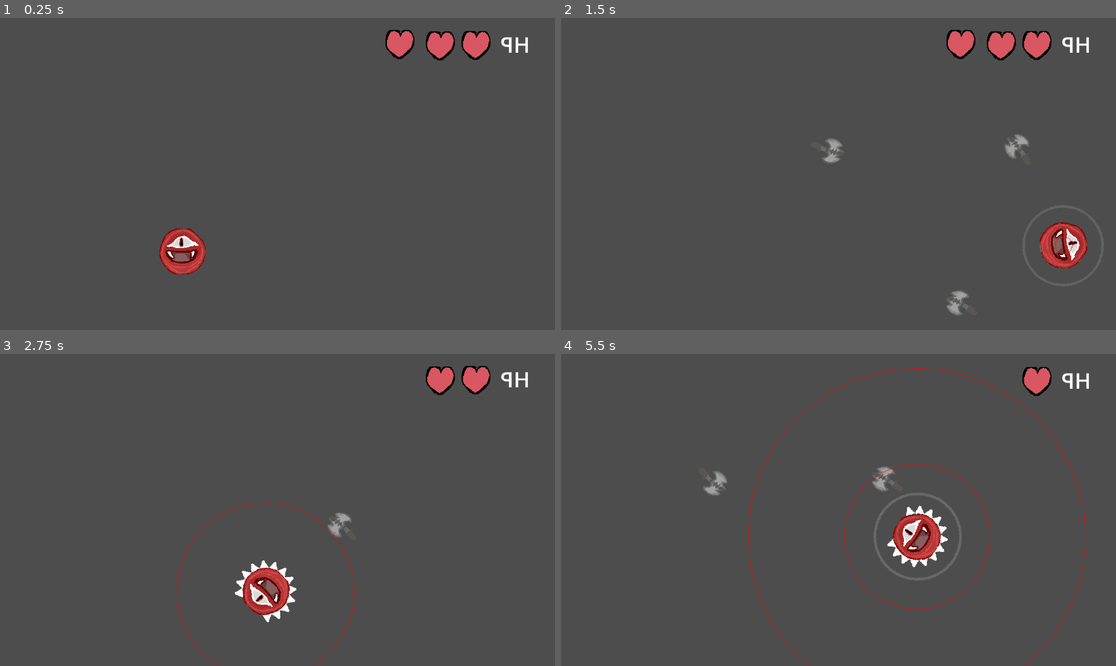
Above: before the commit, frames 1-4 (two rows, left to right).
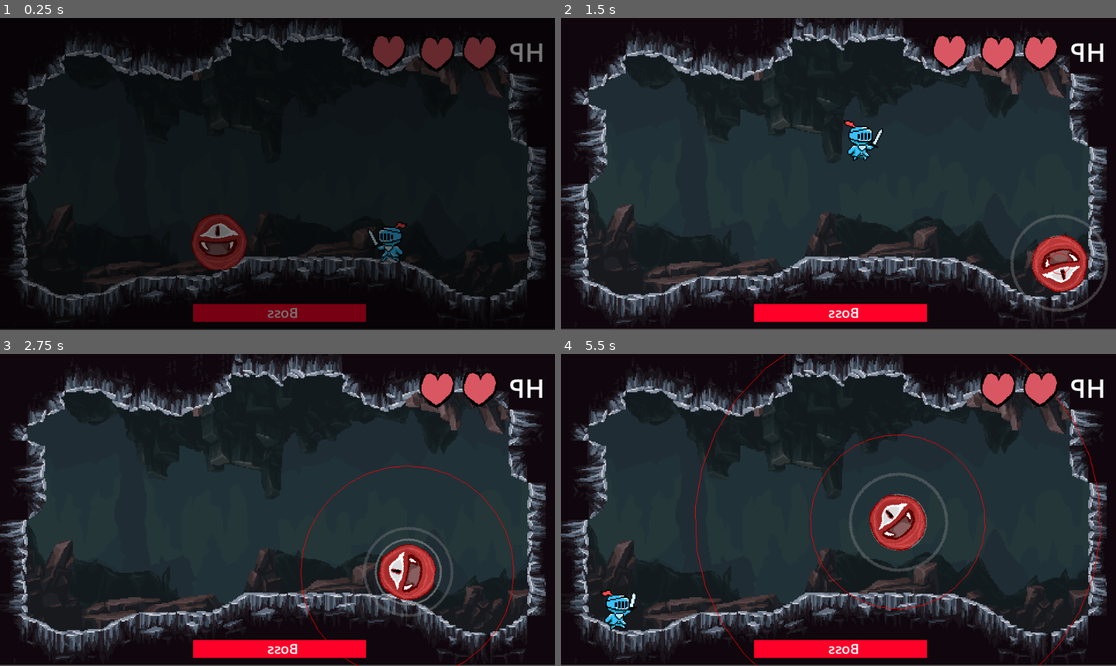
Above: after the commit, the same moments.

Repository: FlafyDev/gmtk-2023
Game: Godot game, scene res://Manager.tscn
Two runs of this game, one before a commit and one after it. Both use one fixed random seed, a clock stepped at 60 frames per second and the inputs below. Before the commit the project starts from res://game.tscn.
Inputs:
- Up to frame 1 (0.25 s): no input
- Up to frame 2 (1.5 s): hold Right (right) from 0.53 s (still down); tap Up (up) at 0.6, 0.77, 1.07 s; tap J (ability1) at 1.35 s
- Up to frame 3 (2.75 s): tap Up (up) at 1.52, 1.55, 1.82, 2.1 s; release Right (right) at 2.03 s; hold Left (left) from 2.03 s (still down)
- Up to frame 4 (5.5 s): release Left (left) at 2.78 s; hold Right (right) 2.78-4.28 s; tap J (ability1) at 2.85, 4.35 s; tap Up (up) at 3.02, 3.05, 3.32, 3.6, 3.77, 4.07, 4.52, 4.55, 4.82, 5.1 s; hold Left (left) 4.28-5.03 s; hold Right (right) from 5.03 s (still down)

The runs differ from the first frame. In frame 1, 98% of the frame differs, in the area x 0-100%, y 0-100%; in frame 2, 94%; in frame 3, 94%; in frame 4, 94%.

Commit message:
update

Diff:
--- /dev/null
+++ b/DemonHealth.tscn
@@ -0,0 +1,49 @@
+[gd_scene load_steps=4 format=3 uid="uid://be27owg3oad1v"]
+
+[sub_resource type="StyleBoxFlat" id="StyleBoxFlat_ocmrn"]
+bg_color = Color(0, 0, 0, 1)
+
+[sub_resource type="StyleBoxFlat" id="StyleBoxFlat_jpasr"]
+bg_color = Color(1, 0, 0.156863, 1)
+
+[sub_resource type="Theme" id="Theme_vc11r"]
+default_font_size = 24
+/font_sizes/font = 31
+
+[node name="DemonHealth" type="Control"]
+layout_mode = 3
+anchor_right = 0.369
+anchor_bottom = 0.185
+offset_right = -0.240021
+offset_bottom = 0.0999985
+grow_horizontal = 2
+grow_vertical = 2
+
+[node name="ProgressBar" type="ProgressBar" parent="."]
+layout_mode = 1
+anchors_preset = 12
+anchor_top = 1.0
+anchor_right = 1.0
+anchor_bottom = 1.0
+offset_top = -31.0
+grow_horizontal = 2
+grow_vertical = 0
+theme_override_styles/background = SubResource("StyleBoxFlat_ocmrn")
+theme_override_styles/fill = SubResource("StyleBoxFlat_jpasr")
+value = 100.0
+show_percentage = false
+
+[node name="Label" type="Label" parent="."]
+layout_mode = 1
+anchors_preset = -1
+anchor_left = 0.41
+anchor_top = 0.63
+anchor_right = 0.582
+anchor_bottom = 1.0
+offset_left = 60.86
+offset_right = 60.972
+grow_horizontal = 2
+grow_vertical = 2
+scale = Vector2(-1, 1)
+theme = SubResource("Theme_vc11r")
+text = "Boss"
--- a/HeroHealth.gd
+++ b/HeroHealth.gd
@@ -13,4 +13,5 @@
 
 func _hero_got_hit():
 	for x in range(1,4):
+		print(hero.hp)
 		get_node("Heart"+str(x)).visible = hero.hp >= x
--- /dev/null
+++ b/Manager.gd
@@ -0,0 +1,35 @@
+extends Control
+
+# Path to the next scene to transition to
+@export_file("*.tscn") var next_scene_path
+
+# Reference to the _AnimationPlayer_ node
+@onready var _anim_player := $AnimationPlayer
+
+var gameScene = preload("res://game.tscn")
+var currentScene = null
+
+func _ready():
+	transition_to(gameScene.instantiate())
+	pass
+	# Plays the animation backward to fade in
+
+func transition_to_game():
+	get_tree().change_scene()
+
+func transition_to(next_scene) -> void:
+	# Plays the Fade animation and wait until it finishes
+	if currentScene != null:
+		_anim_player.play_backwards("Fade")
+		await _anim_player.animation_finished
+
+	if currentScene != null:
+		currentScene.queue_free()
+		currentScene = null
+
+	if next_scene != null:
+		currentScene = next_scene
+		$Scene.add_child(currentScene)
+
+	_anim_player.play("Fade")
+	await _anim_player.animation_finished
--- /dev/null
+++ b/Manager.tscn
@@ -0,0 +1,50 @@
+[gd_scene load_steps=4 format=3 uid="uid://bgeehiu6iaxki"]
+
+[ext_resource type="Script" path="res://Manager.gd" id="1_507ns"]
+
+[sub_resource type="Animation" id="Animation_2jfgq"]
+resource_name = "Fade"
+length = 0.5
+tracks/0/type = "value"
+tracks/0/imported = false
+tracks/0/enabled = true
+tracks/0/path = NodePath("Color:color")
+tracks/0/interp = 1
+tracks/0/loop_wrap = true
+tracks/0/keys = {
+"times": PackedFloat32Array(0, 0.5),
+"transitions": PackedFloat32Array(1, 1),
+"update": 0,
+"values": [Color(0, 0, 0, 1), Color(0, 0, 0, 0)]
+}
+
+[sub_resource type="AnimationLibrary" id="AnimationLibrary_rsus3"]
+_data = {
+"Fade": SubResource("Animation_2jfgq")
+}
+
+[node name="SceneTransitionRect" type="Control"]
+layout_mode = 3
+anchors_preset = 15
+anchor_right = 1.0
+anchor_bottom = 1.0
+grow_horizontal = 2
+grow_vertical = 2
+script = ExtResource("1_507ns")
+next_scene_path = "res://game.tscn"
+
+[node name="AnimationPlayer" type="AnimationPlayer" parent="."]
+libraries = {
+"": SubResource("AnimationLibrary_rsus3")
+}
+
+[node name="Scene" type="Node2D" parent="."]
+
+[node name="Color" type="ColorRect" parent="."]
+layout_mode = 1
+anchors_preset = 15
+anchor_right = 1.0
+anchor_bottom = 1.0
+grow_horizontal = 2
+grow_vertical = 2
+color = Color(0, 0, 0, 0.8)
--- a/ShakeCamera2D.tscn
+++ b/ShakeCamera2D.tscn
@@ -3,4 +3,5 @@
 [ext_resource type="Script" path="res://ShakeCamera2D.gd" id="1_4u21f"]
 
 [node name="Camera2D" type="Camera2D"]
+anchor_mode = 0
 script = ExtResource("1_4u21f")
--- /dev/null
+++ b/arenas/Arena0.tscn
@@ -0,0 +1,32 @@
+[gd_scene load_steps=4 format=3 uid="uid://bknfs65o50nto"]
+
+[ext_resource type="Texture2D" uid="uid://ca2xtyjc7e5xa" path="res://arenas/arena-0.png" id="1_231jv"]
+
+[sub_resource type="RectangleShape2D" id="RectangleShape2D_eg8bi"]
+size = Vector2(480, 39)
+
+[sub_resource type="RectangleShape2D" id="RectangleShape2D_pp6qp"]
+size = Vector2(32, 232.5)
+
+[node name="Arena0" type="StaticBody2D"]
+scale = Vector2(2, 2)
+
+[node name="Sprite2D" type="Sprite2D" parent="."]
+texture = ExtResource("1_231jv")
+centered = false
+
+[node name="CollisionShape2D" type="CollisionShape2D" parent="."]
+position = Vector2(240, 251)
+shape = SubResource("RectangleShape2D_eg8bi")
+
+[node name="CollisionShape2D4" type="CollisionShape2D" parent="."]
+position = Vector2(239, -19)
+shape = SubResource("RectangleShape2D_eg8bi")
+
+[node name="CollisionShape2D2" type="CollisionShape2D" parent="."]
+position = Vector2(-17, 115.75)
+shape = SubResource("RectangleShape2D_pp6qp")
+
+[node name="CollisionShape2D3" type="CollisionShape2D" parent="."]
+position = Vector2(496, 116)
+shape = SubResource("RectangleShape2D_pp6qp")
--- /dev/null
+++ b/arenas/Arena1.tscn
@@ -0,0 +1,14 @@
+[gd_scene load_steps=2 format=3 uid="uid://jtwrq1i3yneb"]
+
+[ext_resource type="Texture2D" uid="uid://wkvl6ph4bw28" path="res://arenas/arena_1.png" id="1_c3df5"]
+
+[node name="Arena1" type="StaticBody2D"]
+scale = Vector2(2, 2)
+
+[node name="Sprite2D" type="Sprite2D" parent="."]
+texture = ExtResource("1_c3df5")
+centered = false
+metadata/_edit_lock_ = true
+
+[node name="CollisionPolygon2D" type="CollisionPolygon2D" parent="."]
+polygon = PackedVector2Array(481, 1, 482, 238, 348, 239, 272, 201, 189, 237, 0, 239, 0, -1, -32, -1, -30, 281, 538, 281, 525, -32, -28, -32, 0, -1)
--- /dev/null
+++ b/arenas/Arena2.tscn
@@ -0,0 +1,14 @@
+[gd_scene load_steps=2 format=3 uid="uid://bbbmx5r4h20l1"]
+
+[ext_resource type="Texture2D" uid="uid://du2xdqx1dxpob" path="res://arenas/arena_2.png" id="1_sn11d"]
+
+[node name="Arena2" type="StaticBody2D"]
+scale = Vector2(2, 2)
+
+[node name="Sprite2D" type="Sprite2D" parent="."]
+texture = ExtResource("1_sn11d")
+centered = false
+metadata/_edit_lock_ = true
+
+[node name="CollisionPolygon2D" type="CollisionPolygon2D" parent="."]
+polygon = PackedVector2Array(481, 1, 482, 238, 443.5, 234.5, 421, 226.5, 385.5, 214, 354.5, 209, 338, 211, 325, 217, 263, 237.5, 229, 223, 216.5, 221.5, 149.5, 236, 131.5, 234.5, 104.5, 224, 81.5, 218.5, 58.5, 222, 17, 239, 0, 239, 0, -1, -32, -1, -30, 281, 538, 281, 525, -32, -28, -32, 0, -1)
--- /dev/null
+++ b/arenas/Arena3.tscn
@@ -0,0 +1,14 @@
+[gd_scene load_steps=2 format=3 uid="uid://ieqqlg4hu4ud"]
+
+[ext_resource type="Texture2D" uid="uid://dax74x2ft3jh1" path="res://arenas/arena_3.png" id="1_05rsx"]
+
+[node name="Arena3" type="StaticBody2D"]
+scale = Vector2(2, 2)
+
+[node name="Sprite2D" type="Sprite2D" parent="."]
+texture = ExtResource("1_05rsx")
+centered = false
+metadata/_edit_lock_ = true
+
+[node name="CollisionPolygon2D" type="CollisionPolygon2D" parent="."]
+polygon = PackedVector2Array(481, 1, 482, 212.5, 423.5, 212.5, 395, 195.5, 356, 195.5, 330.5, 213, 289.5, 213, 262, 203, 252, 200.5, 234.5, 198.5, 221.5, 198.5, 129, 198, 99.5, 229, 0, 229, 0, -1, -32, -1, -30, 281, 538, 281, 525, -32, -28, -32, 0, -1)
--- /dev/null
+++ b/arenas/Arena4.tscn
@@ -0,0 +1,36 @@
+[gd_scene load_steps=4 format=3 uid="uid://bvccp1m8g1nt8"]
+
+[ext_resource type="Texture2D" uid="uid://bnxoer4yd3p6k" path="res://arenas/arena_4.png" id="1_oqyh0"]
+
+[sub_resource type="RectangleShape2D" id="RectangleShape2D_qfjet"]
+size = Vector2(480, 62)
+
+[sub_resource type="RectangleShape2D" id="RectangleShape2D_u208o"]
+size = Vector2(32, 232.5)
+
+[node name="Arena4" type="StaticBody2D"]
+scale = Vector2(2, 2)
+
+[node name="Sprite2D" type="Sprite2D" parent="."]
+texture = ExtResource("1_oqyh0")
+centered = false
+metadata/_edit_lock_ = true
+
+[node name="CollisionPolygon2D" type="CollisionPolygon2D" parent="."]
+polygon = PackedVector2Array(-0.5, 193, 58, 193, 69, 194, 78, 195.5, 87.5, 198.5, 106, 209.5, 153.5, 211, 173.5, 196.5, 182, 193, 193, 191.5, 201.5, 191.5, 212.5, 192.5, 223, 195, 233, 199.5, 243, 204.5, 250, 207, 259.5, 209.5, 400, 214.5, 431, 178.5, 483, 178.5, 462, 242, 5, 242, -38.5, 201.5)
+
+[node name="CollisionShape2D" type="CollisionShape2D" parent="."]
+position = Vector2(240, 239.5)
+shape = SubResource("RectangleShape2D_qfjet")
+
+[node name="CollisionShape2D4" type="CollisionShape2D" parent="."]
+position = Vector2(239, -31)
+shape = SubResource("RectangleShape2D_qfjet")
+
+[node name="CollisionShape2D2" type="CollisionShape2D" parent="."]
+position = Vector2(-17, 115.75)
+shape = SubResource("RectangleShape2D_u208o")
+
+[node name="CollisionShape2D3" type="CollisionShape2D" parent="."]
+position = Vector2(496, 116)
+shape = SubResource("RectangleShape2D_u208o")
--- /dev/null
+++ b/arenas/Arena5.tscn
@@ -0,0 +1,13 @@
+[gd_scene load_steps=2 format=3 uid="uid://bmdqivbl1witx"]
+
+[ext_resource type="Texture2D" uid="uid://bob7otw4rjdlb" path="res://arenas/arena_5.png" id="1_jcrca"]
+
+[node name="Arena5" type="StaticBody2D"]
+scale = Vector2(2, 2)
+
+[node name="Sprite2D" type="Sprite2D" parent="."]
+texture = ExtResource("1_jcrca")
+centered = false
+
+[node name="CollisionPolygon2D" type="CollisionPolygon2D" parent="."]
+polygon = PackedVector2Array(222.5, 17, 197, 22, 201.5, 33.5, 157.5, 53.5, 127.5, 47.5, 107.5, 50, 84, 33, 56, 45, 20, 64, 36, 78, 38, 132.5, 19.5, 149, 20.5, 229, 61, 244, 92.5, 239.5, 116.5, 226.5, 186, 226.5, 211.5, 209.5, 341.5, 210.5, 399.5, 241, 427.5, 243.5, 455, 225.5, 456.5, 112, 439.5, 105.5, 440, 48.5, 418.5, 32, 390, 32, 377, 40, 359, 34.5, 335, 50.5, 295.5, 29, 295, 16, 251.5, 19, 243.5, 29.5, 228, 17, 193, -13.5, 512, -19.5, 500.5, 286, -20, 287.5, -16.5, -26, 172.5, -25)
--- a/character.gd
+++ b/character.gd
@@ -15,7 +15,7 @@
 
 var activated_abilities = [
 	"axes",
-	"spikes",
+	# "spikes",
 	"bite",
 	"slam",
 ]
@@ -34,10 +34,12 @@
 var lightningScene = preload("res://Lightning.tscn")
 var lastDirection = 1
 var invincTimer = 0
-var hp = 5
+var maxHp = 5
+var hp = maxHp
 
 func _ready():
 	randomize()
+	hp = maxHp
 	prelazers.visible = false
 	velocity.x = 10;
 	velocity.y = 1;
@@ -49,7 +51,6 @@
 
 func _physics_process(delta):
 	if (bounceTimer <= 0):
-		velocity.y += GRAVITY * delta
 		move_and_slide()
 
 	_bounceTick(delta)
@@ -82,6 +83,7 @@
 	if rolling <= 0 && bounceTimer <= 0:
 		velocity.x += SPEED * Input.get_axis("left", "right");
 		velocity.x *= pow(1.0 - DAMPING, delta * 10)
+
 
 	if is_on_floor():
 		rotation += velocity.x * delta / collision.shape.radius
@@ -105,10 +107,14 @@
 
 	$RollDust.rotation = -rotation
 
+	if (bounceTimer <= 0):
+		velocity.y += GRAVITY * delta
+
 func damage(amount):
 	if invincTimer > 0: return
 	hp -= amount
 	invincTimer = 2
+	get_node("../DemonHealth/ProgressBar").value = float(hp) / maxHp * 100.0
 
 	if "spikes" in activated_abilities:
 		regenerate_spikes()
@@ -256,10 +262,10 @@
 
 func _generate_spikes():
 	var angle = randf_range(0, 2*PI)
-	for x in 13:
+	for x in 9:
 		var instance = spikeScene.instantiate()
 		add_child(instance)
 		move_child(instance, 0)
-		if x == 0 or x == 12:
+		if x == 0 or x == 8:
 			instance.get_child(1).queue_free()
 		instance.rotation = angle + x * PI / 4 / 2
--- a/character.tscn
+++ b/character.tscn
@@ -39,7 +39,6 @@
 
 [node name="Demon" type="CharacterBody2D"]
 collision_layer = 4
-floor_snap_length = 5.0
 script = ExtResource("1_f8s51")
 
 [node name="DiskDust" type="CPUParticles2D" parent="."]
@@ -82,6 +81,7 @@
 color = Color(1, 0.247059, 0.188235, 0.705882)
 
 [node name="ElectricFieldArea" type="Area2D" parent="."]
+visible = false
 collision_layer = 0
 collision_mask = 2
 
--- /dev/null
+++ b/game.gd
@@ -0,0 +1,30 @@
+extends Node2D
+
+var abilitiles = [
+	""
+]
+
+var arena = 0 # 0 to 5
+var demon = 0 # 0 to 5
+
+# Called when the node enters the scene tree for the first time.
+func _ready():
+	pass # Replace with function body.
+
+func heroWin():
+	$Demon.queue_free()
+	$YouWin.visible = true
+	await get_tree().create_timer(2).timeout
+	# get_tree().root.get_child(0)
+
+func heroLost():
+	# $Hero.queue_free()
+	$YouLost.visible = true
+	await get_tree().create_timer(2).timeout
+	# get_tree().root.get_child(0).transition_to("res://path/to/Play.tscn")
+
+
+
+# Called every frame. 'delta' is the elapsed time since the previous frame.
+func _process(delta):
+	pass
--- a/game.tscn
+++ b/game.tscn
@@ -1,29 +1,49 @@
-[gd_scene load_steps=5 format=3 uid="uid://bysjqioqhqx54"]
+[gd_scene load_steps=10 format=3 uid="uid://bysjqioqhqx54"]
 
+[ext_resource type="PackedScene" uid="uid://bmdqivbl1witx" path="res://arenas/Arena5.tscn" id="1_2fwv7"]
+[ext_resource type="Script" path="res://game.gd" id="1_fyvej"]
 [ext_resource type="PackedScene" uid="uid://6s48fiwe8y1g" path="res://character.tscn" id="1_g0erk"]
 [ext_resource type="PackedScene" uid="uid://coud16dafbk6a" path="res://hero.tscn" id="2_ltxua"]
-[ext_resource type="PackedScene" uid="uid://b6g74hn7i1rxe" path="res://ShakeCamera2D.tscn" id="3_v0y88"]
 [ext_resource type="PackedScene" uid="uid://blridrb41r6sx" path="res://HeroHealth.tscn" id="4_vahvv"]
+[ext_resource type="Texture2D" uid="uid://citlui2hbg56o" path="res://youlost.png" id="6_c47xu"]
+[ext_resource type="PackedScene" uid="uid://b6g74hn7i1rxe" path="res://ShakeCamera2D.tscn" id="6_yvmlf"]
+[ext_resource type="Texture2D" uid="uid://bslq6iebe4v1r" path="res://youwin.png" id="7_vjjtw"]
+[ext_resource type="PackedScene" uid="uid://be27owg3oad1v" path="res://DemonHealth.tscn" id="9_3hog5"]
 
-[node name="Node2D" type="Node2D"]
+[node name="Level" type="Node2D"]
 scale = Vector2(1, 0.996855)
+script = ExtResource("1_fyvej")
+metadata/_edit_vertical_guides_ = [483.0]
+
+[node name="Arena5" parent="." instance=ExtResource("1_2fwv7")]
 
 [node name="Demon" parent="." instance=ExtResource("1_g0erk")]
 position = Vector2(378, 371)
 
-[node name="StaticBody2D" type="StaticBody2D" parent="."]
-position = Vector2(172, 242)
-
-[node name="CollisionPolygon2D" type="CollisionPolygon2D" parent="StaticBody2D"]
-scale = Vector2(1.03246, 1.02129)
-polygon = PackedVector2Array(-167.561, -233.039, -167.561, 399.496, 850.396, 407.328, 863.956, 318.225, -61.0193, 276.121, -57.1451, 164.498, -59.0823, -178.206, 236.329, -179.185, 665.401, -99.8737, 815.528, -194.852, 893.981, -165.477, 895.918, 60.7076, 881.39, 396.557, 949.191, 397.537, 950.159, -235.977)
-
 [node name="Hero" parent="." instance=ExtResource("2_ltxua")]
-position = Vector2(726, 459)
-
-[node name="Camera2D" parent="." instance=ExtResource("3_v0y88")]
-anchor_mode = 0
+position = Vector2(703, 389.224)
 
 [node name="HeroHealth" parent="." instance=ExtResource("4_vahvv")]
-position = Vector2(1100, 23)
+position = Vector2(942, 27.0852)
 scale = Vector2(-1, 1)
+
+[node name="Camera2D" parent="." instance=ExtResource("6_yvmlf")]
+metadata/_edit_lock_ = true
+
+[node name="YouLost" type="Sprite2D" parent="."]
+visible = false
+position = Vector2(480, 100)
+scale = Vector2(-1, 1)
+texture = ExtResource("6_c47xu")
+
+[node name="YouWin" type="Sprite2D" parent="."]
+visible = false
+position = Vector2(480, 100)
+scale = Vector2(-1, 1)
+texture = ExtResource("7_vjjtw")
+
+[node name="DemonHealth" parent="." instance=ExtResource("9_3hog5")]
+offset_left = 334.0
+offset_top = 440.385
+offset_right = 633.0
+offset_bottom = 528.385
--- a/hero.gd
+++ b/hero.gd
@@ -1,7 +1,7 @@
 extends CharacterBody2D
 
 
-const SPEED = 300.0
+const SPEED = 150.0
 const JUMP_VELOCITY = -400.0
 
 signal got_hit
@@ -24,36 +24,49 @@
 
 func _ready():
 	attackArea.visible = false
+	got_hit.emit()
 
 func set_dir(new_dir):
 	if direction != new_dir:
 		direction = new_dir
 		if (direction == 1):
-			scale.y = 1
+			scale.y = 2
 			rotation = 0
 		elif (direction == -1):
-			scale.y = -1
+			scale.y = -2
 			rotation = PI
 
 func damage(amount):
-	if state != "invinc":
+	if state != "invinc" && state != "dead":
 		hp -= amount
-		state = "invinc"
-		canAttackTimer = 0
-		attackArea.visible = false
-		velocity = Vector2(500 * -( 1 if direction == 0 else direction ), -500)
-		set_dir(0)
-		stateTimeout = 2
+		$AnimP.play("hurt")
+		print(hp)
+		if hp <= 0:
+			state = "dead"
+			stateTimeout = 1000
+			visible = true
+			get_node("../../Level").heroLost()
+
+		else:
+			state = "invinc"
+			canAttackTimer = 0
+			attackArea.visible = false
+			velocity = Vector2(500 * -( 1 if direction == 0 else direction ), -500)
+			set_dir(0)
+			stateTimeout = 2
+
 		got_hit.emit()
 
 func _process(delta):
 	if stateTimeout > 0:
 		stateTimeout -= delta
 		if stateTimeout <= 0:
-			var beforeState = state
+			if state == "attacking":
+				canAttackTimer = 0.5
+				await get_tree().create_timer(0.5).timeout # waits for 1 second
+				if state != "attacking": return
 			state = "idle"
-			if beforeState == "attacking":
-				canAttackTimer = 0.5
+			$AnimP.play("idle")
 			set_dir(0)
 
 
@@ -73,10 +86,12 @@
 		visible = true
 		if rng.randf_range(0.0, 1.0) > 0.8:
 			state = "walking"
+			$AnimP.play("running")
 			stateTimeout = rng.randf_range(1.0, 2.0)
 			set_dir(1 if demon.position.x > self.position.x else -1)
 		elif rng.randf_range(0.0, 1.0) > 0.2:
 			state = "attacking"
+			$AnimP.play("attacking")
 			set_dir(1 if demon.position.x > self.position.x else -1)
 			stateTimeout = 2
 		else:
@@ -89,7 +104,7 @@
 	if is_on_wall():
 		set_dir(-direction)
 
-	if direction != 0 && state != "attacking" && canAttackTimer <= 0:
+	if direction != 0 && state != "attacking" && canAttackTimer <= 0 && state != "dead":
 		velocity.x = direction * SPEED
 	elif is_on_floor():
 		velocity.x = move_toward(velocity.x, 0, SPEED)
--- a/hero.tscn
+++ b/hero.tscn
@@ -1,25 +1,165 @@
-[gd_scene load_steps=4 format=3 uid="uid://coud16dafbk6a"]
+[gd_scene load_steps=16 format=3 uid="uid://coud16dafbk6a"]
 
 [ext_resource type="Script" path="res://hero.gd" id="1_0cvrf"]
+[ext_resource type="Texture2D" uid="uid://cebee5h46rv5s" path="res://hero/knight_run1.png" id="2_ethgu"]
+[ext_resource type="Texture2D" uid="uid://dca31mcsoxnvt" path="res://hero/knight_run2.png" id="3_rxgu2"]
+[ext_resource type="Texture2D" uid="uid://cevtks63qjike" path="res://hero/knight_idle.png" id="4_q06yx"]
+[ext_resource type="Texture2D" uid="uid://dx44xvl6dpfut" path="res://hero/knight_preper1.png" id="5_pnhon"]
+[ext_resource type="Texture2D" uid="uid://wqdphpkpg8y2" path="res://hero/knight_attack.png" id="5_rgq3i"]
+[ext_resource type="Texture2D" uid="uid://b4hna611u05eh" path="res://hero/knight_preper2.png" id="6_vxu5j"]
+[ext_resource type="Texture2D" uid="uid://dq0wgoytpio3s" path="res://hero/knight_dead.png" id="9_u33fg"]
+
+[sub_resource type="RectangleShape2D" id="RectangleShape2D_fkq3r"]
+size = Vector2(30.5, 20.1732)
+
+[sub_resource type="Animation" id="Animation_vxafo"]
+resource_name = "attacking"
+length = 2.5
+step = 0.025
+tracks/0/type = "value"
+tracks/0/imported = false
+tracks/0/enabled = true
+tracks/0/path = NodePath("Sprite2D:texture")
+tracks/0/interp = 1
+tracks/0/loop_wrap = true
+tracks/0/keys = {
+"times": PackedFloat32Array(0, 0.2, 0.2001, 0.2002, 0.3, 0.4, 0.5, 0.6, 0.7, 0.8, 0.9, 1, 1.1, 1.2, 1.3, 1.4, 1.5, 1.925, 1.95, 2),
+"transitions": PackedFloat32Array(1, 1, 1, 1, 1, 1, 1, 1, 1, 1, 1, 1, 1, 1, 1, 1, 1, 1, 1, 1),
+"update": 1,
+"values": [ExtResource("5_pnhon"), ExtResource("6_vxu5j"), ExtResource("5_pnhon"), ExtResource("5_pnhon"), ExtResource("5_pnhon"), ExtResource("6_vxu5j"), ExtResource("5_pnhon"), ExtResource("6_vxu5j"), ExtResource("5_pnhon"), ExtResource("6_vxu5j"), ExtResource("5_pnhon"), ExtResource("6_vxu5j"), ExtResource("5_pnhon"), ExtResource("6_vxu5j"), ExtResource("5_pnhon"), ExtResource("6_vxu5j"), ExtResource("5_pnhon"), ExtResource("6_vxu5j"), ExtResource("5_pnhon"), ExtResource("5_rgq3i")]
+}
+tracks/1/type = "value"
+tracks/1/imported = false
+tracks/1/enabled = true
+tracks/1/path = NodePath("Sprite2D:position")
+tracks/1/interp = 1
+tracks/1/loop_wrap = true
+tracks/1/keys = {
+"times": PackedFloat32Array(0, 1.95, 2),
+"transitions": PackedFloat32Array(1, 1, 1),
+"update": 1,
+"values": [Vector2(0, 0), Vector2(0, 0), Vector2(12, 0)]
+}
+
+[sub_resource type="Animation" id="Animation_dthnh"]
+resource_name = "hurt"
+tracks/0/type = "value"
+tracks/0/imported = false
+tracks/0/enabled = true
+tracks/0/path = NodePath("Sprite2D:texture")
+tracks/0/interp = 1
+tracks/0/loop_wrap = true
+tracks/0/keys = {
+"times": PackedFloat32Array(0),
+"transitions": PackedFloat32Array(1),
+"update": 1,
+"values": [ExtResource("9_u33fg")]
+}
+tracks/1/type = "value"
+tracks/1/imported = false
+tracks/1/enabled = true
+tracks/1/path = NodePath("Sprite2D:position")
+tracks/1/interp = 1
+tracks/1/loop_wrap = true
+tracks/1/keys = {
+"times": PackedFloat32Array(0),
+"transitions": PackedFloat32Array(1),
+"update": 0,
+"values": [Vector2(0, 0)]
+}
+
+[sub_resource type="Animation" id="Animation_l6n6o"]
+resource_name = "idle"
+tracks/0/type = "value"
+tracks/0/imported = false
+tracks/0/enabled = true
+tracks/0/path = NodePath("Sprite2D:texture")
+tracks/0/interp = 1
+tracks/0/loop_wrap = true
+tracks/0/keys = {
+"times": PackedFloat32Array(0),
+"transitions": PackedFloat32Array(1),
+"update": 1,
+"values": [ExtResource("4_q06yx")]
+}
+tracks/1/type = "value"
+tracks/1/imported = false
+tracks/1/enabled = true
+tracks/1/path = NodePath("Sprite2D:position")
+tracks/1/interp = 1
+tracks/1/loop_wrap = true
+tracks/1/keys = {
+"times": PackedFloat32Array(0),
+"transitions": PackedFloat32Array(1),
+"update": 0,
+"values": [Vector2(0, 0)]
+}
+
+[sub_resource type="Animation" id="Animation_wegxv"]
+resource_name = "running"
+length = 0.4
+loop_mode = 1
+tracks/0/type = "value"
+tracks/0/imported = false
+tracks/0/enabled = true
+tracks/0/path = NodePath("Sprite2D:texture")
+tracks/0/interp = 1
+tracks/0/loop_wrap = true
+tracks/0/keys = {
+"times": PackedFloat32Array(0, 0.2),
+"transitions": PackedFloat32Array(1, 1),
+"update": 1,
+"values": [ExtResource("2_ethgu"), ExtResource("3_rxgu2")]
+}
+tracks/1/type = "value"
+tracks/1/imported = false
+tracks/1/enabled = true
+tracks/1/path = NodePath("Sprite2D:position")
+tracks/1/interp = 1
+tracks/1/loop_wrap = true
+tracks/1/keys = {
+"times": PackedFloat32Array(0),
+"transitions": PackedFloat32Array(1),
+"update": 0,
+"values": [Vector2(0, 0)]
+}
+
+[sub_resource type="AnimationLibrary" id="AnimationLibrary_ln1y0"]
+_data = {
+"attacking": SubResource("Animation_vxafo"),
+"hurt": SubResource("Animation_dthnh"),
+"idle": SubResource("Animation_l6n6o"),
+"running": SubResource("Animation_wegxv")
+}
 
 [sub_resource type="CapsuleShape2D" id="CapsuleShape2D_ov7oa"]
-radius = 22.0
-height = 88.0
-
-[sub_resource type="RectangleShape2D" id="RectangleShape2D_fkq3r"]
-size = Vector2(47.9989, 33.3464)
+radius = 9.0
+height = 28.0
 
 [node name="Hero" type="CharacterBody2D"]
+scale = Vector2(2, 2)
 collision_layer = 2
+floor_max_angle = 1.39626
 script = ExtResource("1_0cvrf")
-
-[node name="CollisionShape2D" type="CollisionShape2D" parent="."]
-shape = SubResource("CapsuleShape2D_ov7oa")
 
 [node name="AttackArea" type="Area2D" parent="."]
 collision_layer = 0
 collision_mask = 12
 
 [node name="CollisionShape2D" type="CollisionShape2D" parent="AttackArea"]
-position = Vector2(46.9994, 1.3268)
+position = Vector2(19.25, -0.4134)
 shape = SubResource("RectangleShape2D_fkq3r")
+
+[node name="AnimP" type="AnimationPlayer" parent="."]
+autoplay = "idle"
+libraries = {
+"": SubResource("AnimationLibrary_ln1y0")
+}
+
+[node name="Sprite2D" type="Sprite2D" parent="."]
+texture_filter = 1
+texture = ExtResource("5_pnhon")
+
+[node name="CollisionShape2D" type="CollisionShape2D" parent="."]
+position = Vector2(-3, 2)
+shape = SubResource("CapsuleShape2D_ov7oa")
--- a/project.godot
+++ b/project.godot
@@ -11,9 +11,15 @@
 [application]
 
 config/name="godot-test"
-run/main_scene="res://game.tscn"
+run/main_scene="res://Manager.tscn"
 config/features=PackedStringArray("4.0", "Forward Plus")
 config/icon="res://icon.svg"
+
+[display]
+
+window/size/viewport_width=960
+window/size/viewport_height=540
+window/size/resizable=false
 
 [input]
 
Binary file added: abouttoattack.png
Not shown, added: abouttoattack.png.import
Binary file added: arenas/arena-0.png
Not shown, added: arenas/arena-0.png.import
Binary file added: arenas/arena_1.png
Not shown, added: arenas/arena_1.png.import
Binary file added: arenas/arena_2.png
Not shown, added: arenas/arena_2.png.import
Binary file added: arenas/arena_3.png
Not shown, added: arenas/arena_3.png.import
Binary file added: arenas/arena_4.png
Not shown, added: arenas/arena_4.png.import
(and 26 more such lines)
